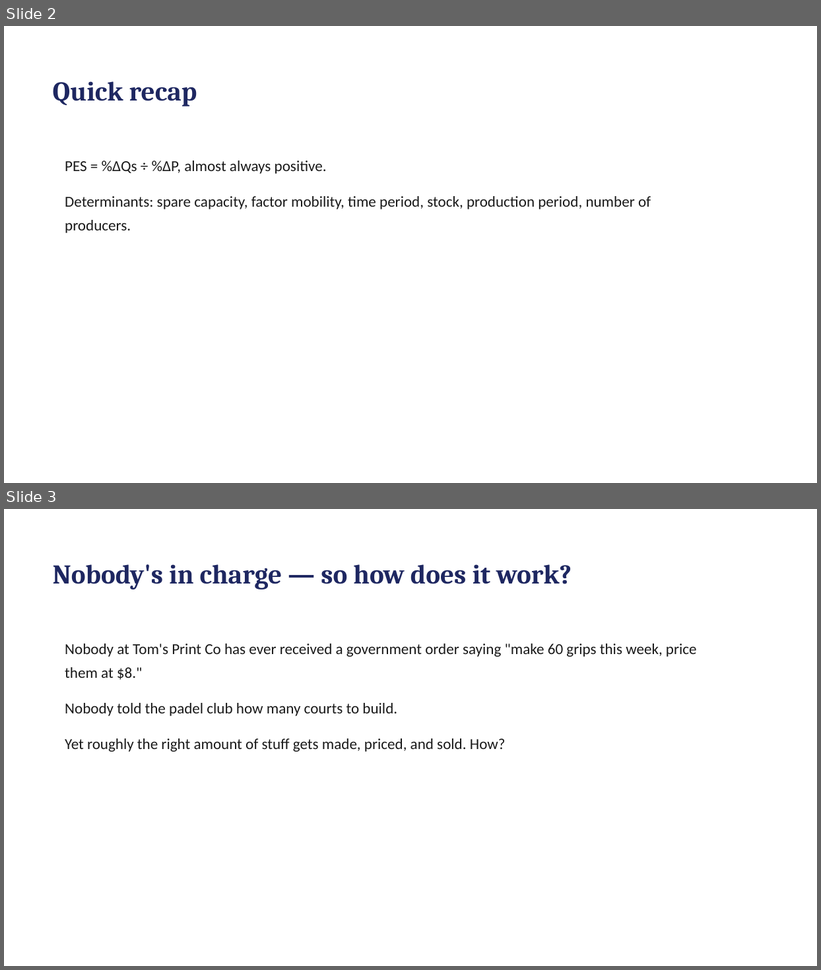
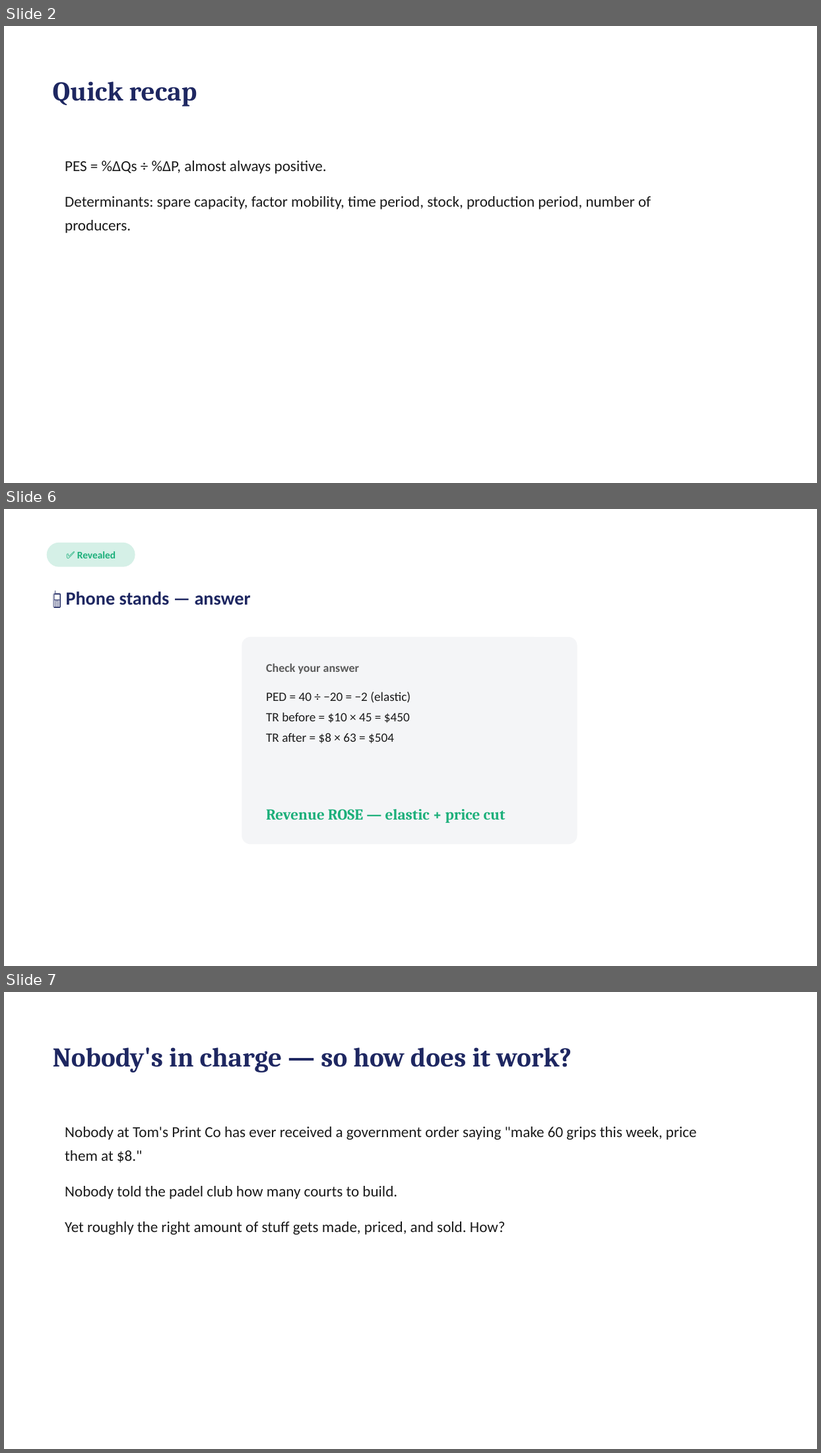
Before and after one commit to rebeccakfurness-boop/selongbayschool-teaching, a slide deck: courses/tom-economics/lessons/lesson-06/slides.pptx. Shown one above the other, each under a label of ours: slides 2 and 3 before the commit, slides 2, 6 and 7 after it; the slides between them are not shown. The pictures are 821x970 and 821x1453 pixels, drawn with LibreOffice and Linux fonts; fonts in the diff are those of the drawing. Boxes give left, top, right and bottom in pixels: in the first picture for what was removed or moved away, otherwise in the second. Text is boxed around its words. In the diff, an @@ line names an element or a change of style, - is before the commit and + after.

```diff
--- a/courses/tom-economics/lessons/lesson-06/slides.pptx
+++ b/courses/tom-economics/lessons/lesson-06/slides.pptx
@@ slide 6 added at [4,509,817,966], background #FFFFFF @@
@@ rounded rectangle added at [47,543,135,567], fill #1BAF7A at 18% opacity @@
@@ text added at [77,551,116,559], 12 pt, text #1BAF7A, bold @@
+✅ Revealed
@@ text added at [66,591,251,605], 22 pt, text #1E2761, bold @@
+📱 Phone stands — answer
@@ rounded rectangle added at [242,637,578,844], fill #F4F5F7 @@
@@ text added at [266,663,359,674], 14 pt, text #5B5B5B, bold @@
+Check your answer
@@ text added at [266,692,411,743], 15 pt, text #1A1A1A @@
+PED = 40 ÷ −20 = −2 (elastic)
+TR before = $10 × 45 = $450
+TR after = $8 × 63 = $504
@@ text added at [266,809,506,823], 18 pt, text #1BAF7A, bold @@
+Revenue ROSE — elastic + price cut
@@ what was slide 3 is now slide 7 @@
```
Also in this commit, not shown: 3 other slides added, 10 other files.
